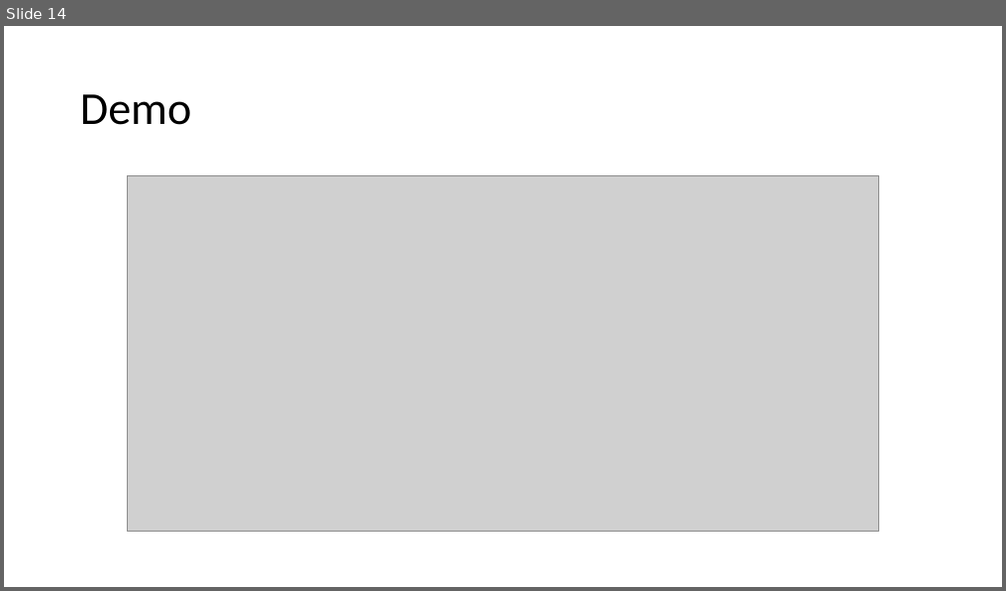
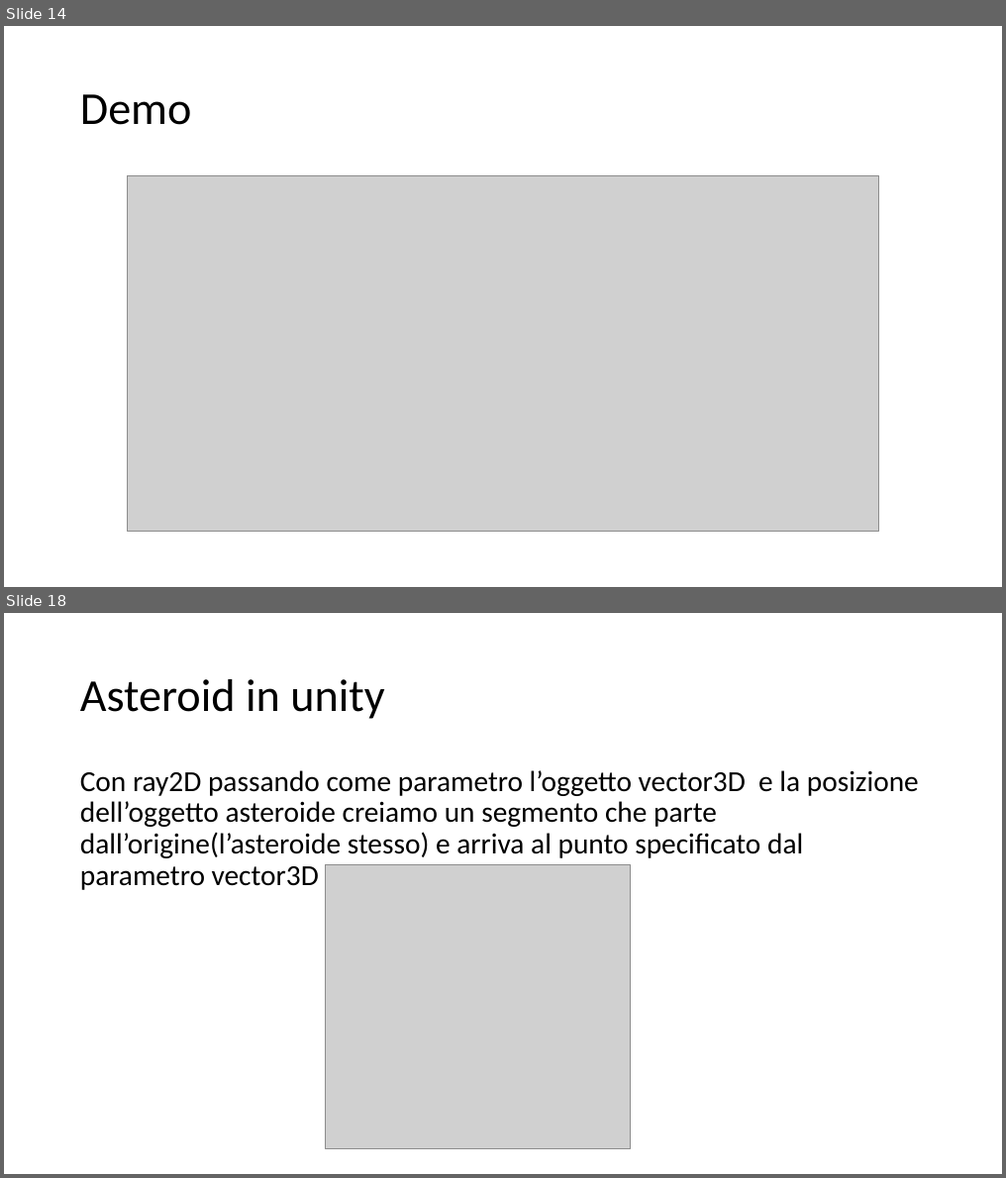
Before and after one commit to Lucio8493/Don-tDie, a slide deck: Progetto sistemi.pptx. Shown one above the other, each under a label of ours: slide 14 before the commit, slides 14 and 18 after it; the slides between them are not shown. The pictures are 1006x591 and 1006x1178 pixels, drawn with LibreOffice and Linux fonts; fonts in the diff are those of the drawing; grey boxes stand for pictures. Boxes give left, top, right and bottom in pixels: in the first picture for what was removed or moved away, otherwise in the second. Text is boxed around its words. In the diff, an @@ line names an element or a change of style, - is before the commit and + after.

Commit message:
Modificato il file "Progetto sistemi" aggiungendo la parte riguardante unity

```diff
--- a/Progetto sistemi.pptx
+++ b/Progetto sistemi.pptx
@@ slide 18 added at [4, 613, 1002, 1174], background #FFFFFF @@
@@ title added at [80, 679, 384, 719], 44 pt, text #000000 @@
+Asteroid in unity
@@ text added at [80, 770, 919, 890], 28 pt, text #000000 @@
+Con ray2D passando come parametro l’oggetto vector3D e la posizione dell’oggetto asteroide creiamo un segmento che parte dall’origine(l’asteroide stesso) e arriva al punto specificato dal parametro vector3D
@@ picture added at [325, 864, 631, 1149] @@
```
Also in this commit, not shown: 11 slides changed, 9 other slides added, 5 other files.
